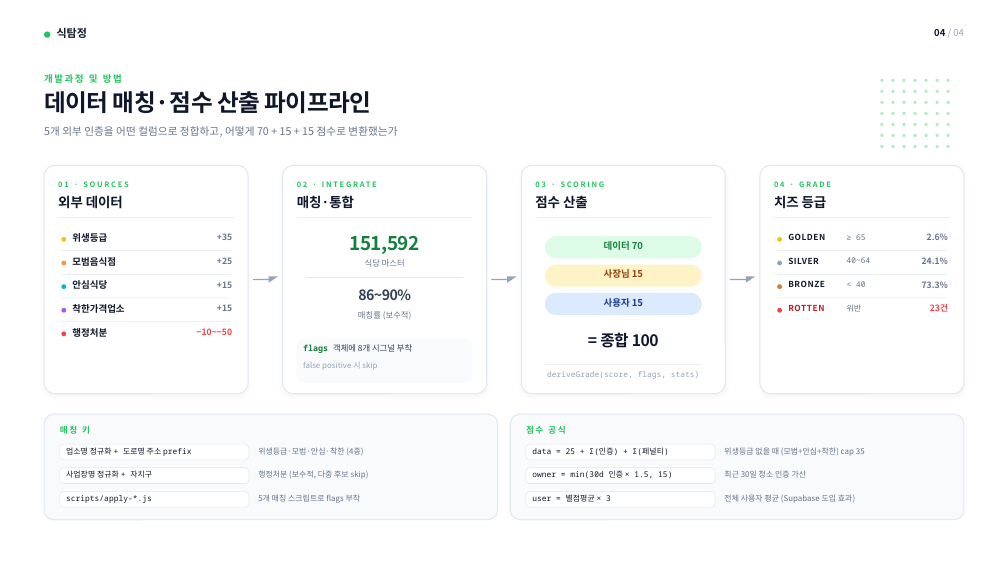
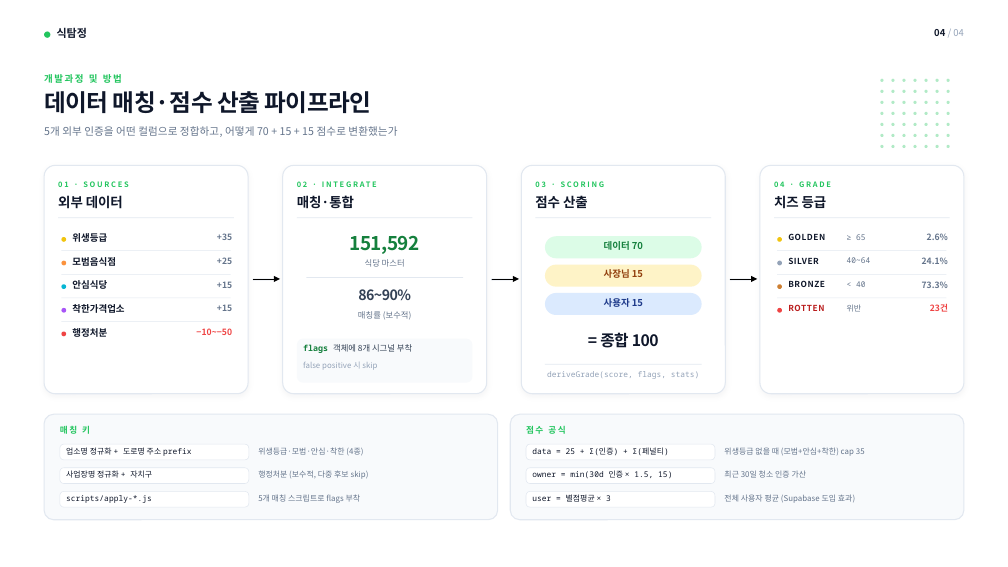
Before and after one commit to Cho-Woojin/food-detector, a slide deck: slide 9 of presentation/식탐정_핵심내용.pptx. Drawn at 1008x567 pixels with LibreOffice and Linux fonts; fonts in the diff are those of the drawing. Boxes give left, top, right and bottom in pixels: in the first picture for what was removed or moved away, otherwise in the second. Text is boxed around its words. In the diff, an @@ line names an element or a change of style, - is before the commit and + after.

```diff
--- a/presentation/식탐정_핵심내용.pptx
+++ b/presentation/식탐정_핵심내용.pptx
@@ arrow added from (253, 279) to (281, 279), #000000 0.5 pt @@
@@ right triangle removed at (x1=268, y1=277, x2=278, y2=283) @@
@@ arrow added from (492, 279) to (520, 279), #000000 0.5 pt @@
@@ right triangle removed at (x1=507, y1=277, x2=516, y2=283) @@
@@ arrow added from (730, 279) to (758, 279), #000000 0.5 pt @@
@@ right triangle removed at (x1=746, y1=277, x2=755, y2=283) @@
```
Also in this commit, not shown: 1 other slide changed, 15 other files.
